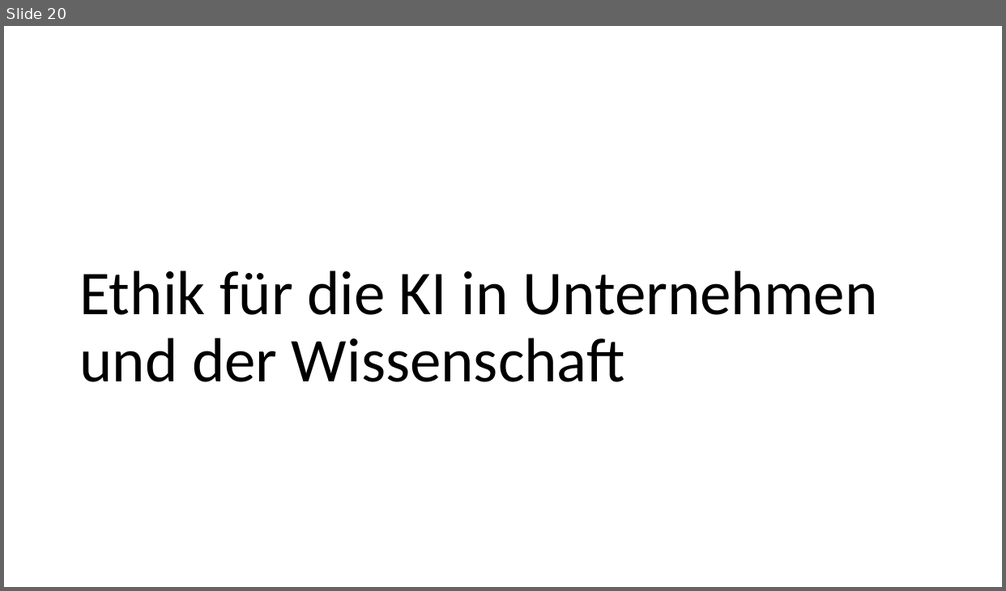
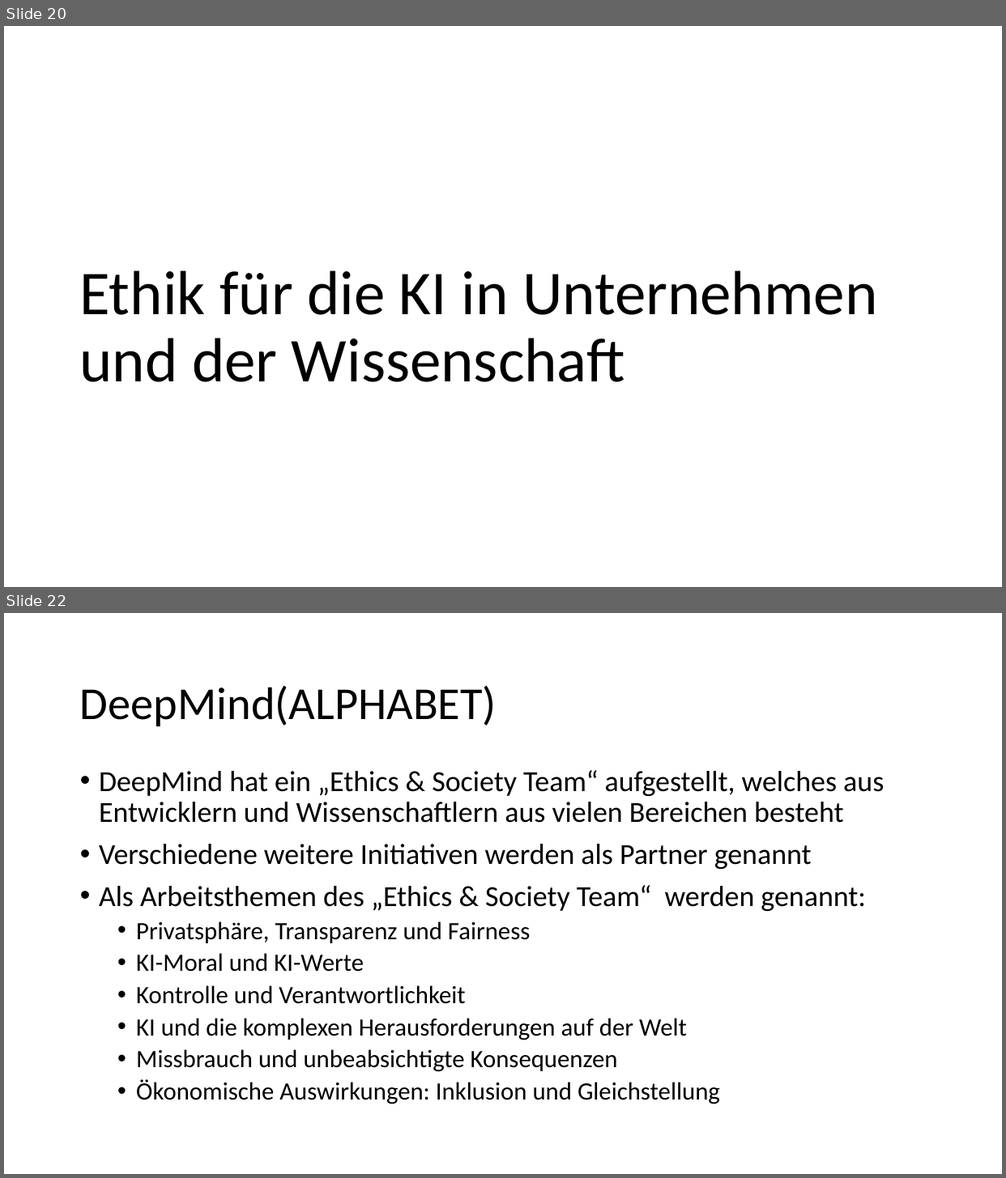
Before and after one commit to bosinoliver/ros-kinect-roboticarm, a slide deck: Kognitive Systeme Vortrag/Ethics in AI.pptx. Shown one above the other, each under a label of ours: slide 20 before the commit, slides 20 and 22 after it; the slides between them are not shown. The pictures are 1006x591 and 1006x1178 pixels, drawn with LibreOffice and Linux fonts; fonts in the diff are those of the drawing; background and template pictures are left out. Boxes give left, top, right and bottom in pixels: in the first picture for what was removed or moved away, otherwise in the second. Text is boxed around its words. In the diff, an @@ line names an element or a change of style, - is before the commit and + after.

```diff
--- a/Kognitive Systeme Vortrag/Ethics in AI.pptx
+++ b/Kognitive Systeme Vortrag/Ethics in AI.pptx
@@ slide 22 added at (x1=4, y1=613, x2=1002, y2=1174), background #FFFFFF @@
@@ title added at (x1=80, y1=686, x2=496, y2=726), 44 pt, text #000000 @@
+DeepMind(ALPHABET)
@@ text added at (x1=99, y1=770, x2=884, y2=1105), 24 pt, text #000000 @@
+• DeepMind hat ein „Ethics & Society Team“ aufgestellt, welches aus Entwicklern und Wissenschaftlern aus vielen Bereichen besteht
+• Verschiedene weitere Initiativen werden als Partner genannt
+• Als Arbeitsthemen des „Ethics & Society Team“ werden genannt:
+  • Privatsphäre, Transparenz und Fairness
+  • KI-Moral und KI-Werte
+  • Kontrolle und Verantwortlichkeit
+  • KI und die komplexen Herausforderungen auf der Welt
+  • Missbrauch und unbeabsichtigte Konsequenzen
+  • Ökonomische Auswirkungen: Inklusion und Gleichstellung
```
Also in this commit, not shown: 1 slide changed, 2 other slides added.
